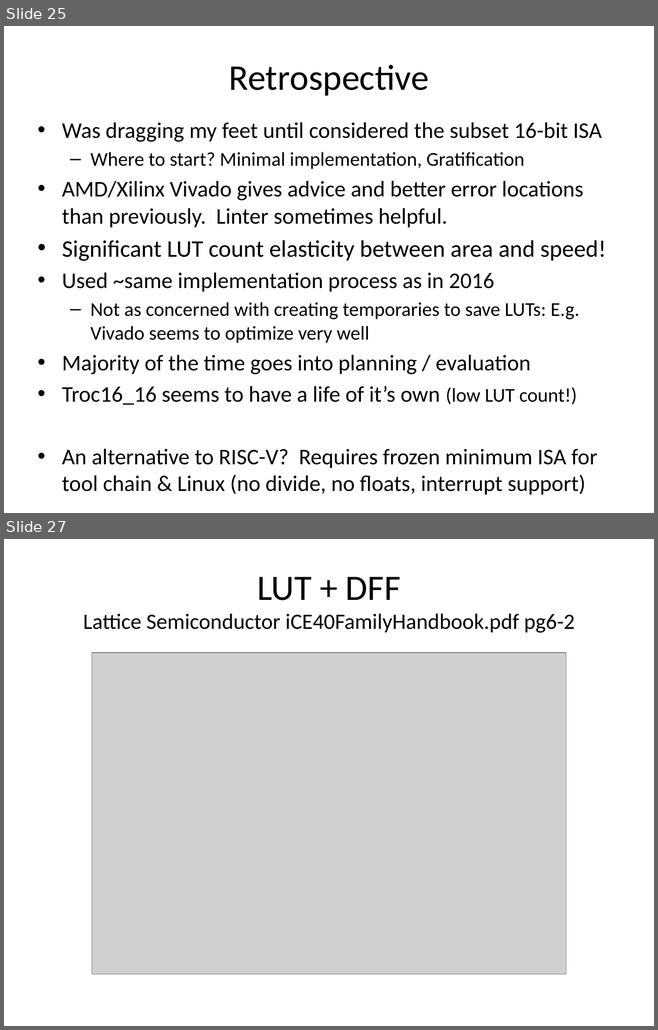
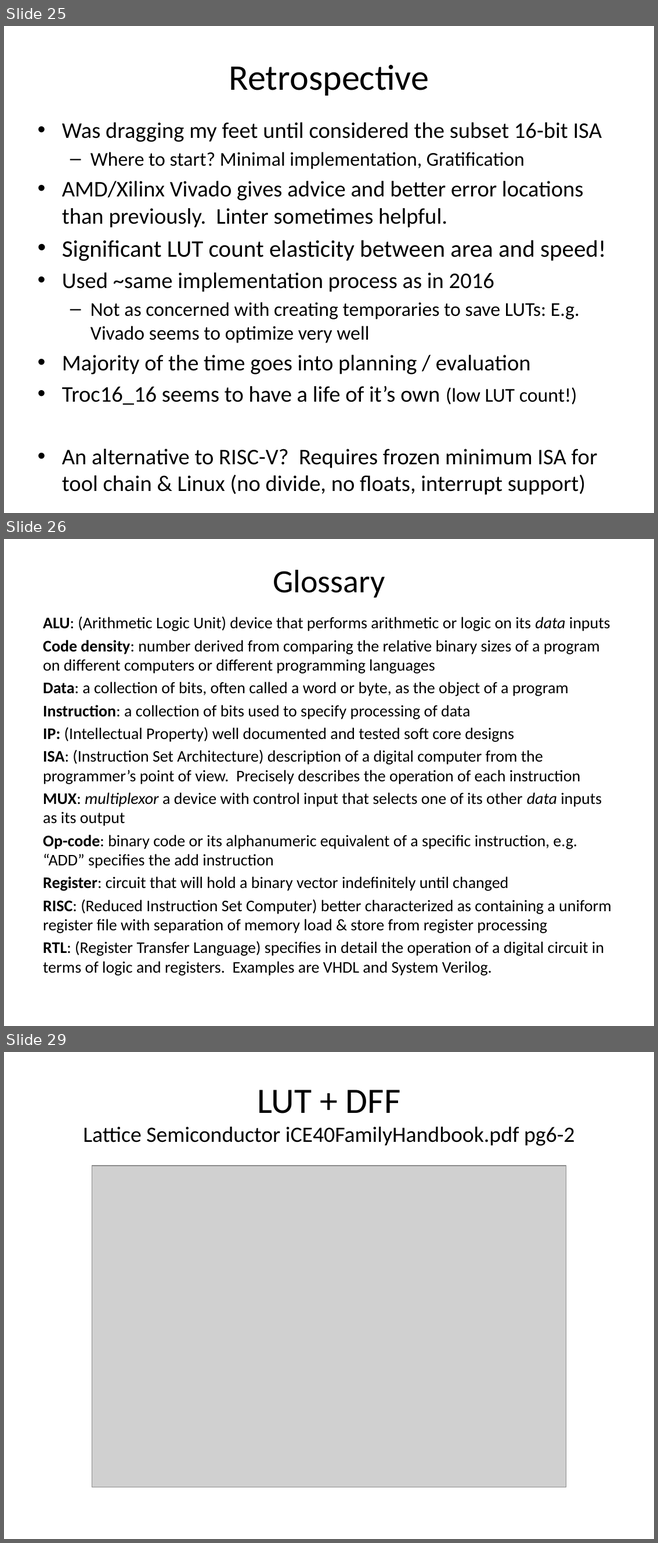
Before and after one commit to jimbrake/TROC16_16, a slide deck: DIY_soft-core_uP.pptx. Shown one above the other, each under a label of ours: slides 25 and 27 before the commit, slides 25, 26 and 29 after it; the slides between them are not shown. The pictures are 658x1030 and 658x1543 pixels, drawn with LibreOffice and Linux fonts; fonts in the diff are those of the drawing; grey boxes stand for pictures. Boxes give left, top, right and bottom in pixels: in the first picture for what was removed or moved away, otherwise in the second. Text is boxed around its words. In the diff, an @@ line names an element or a change of style, - is before the commit and + after.

```diff
--- a/DIY_soft-core_uP.pptx
+++ b/DIY_soft-core_uP.pptx
@@ slide 26 added at [4, 539, 654, 1026], background #FFFFFF @@
@@ title added at [273, 570, 384, 598], 36 pt, text #000000 @@
+Glossary
@@ text added at [43, 616, 611, 976], 18 pt, text #000000 @@
+ALU: (Arithmetic Logic Unit) device that performs arithmetic or logic on its data inputs
+Code density: number derived from comparing the relative binary sizes of a program on different computers or different programming languages
+Data: a collection of bits, often called a word or byte, as the object of a program
+Instruction: a collection of bits used to specify processing of data
+IP: (Intellectual Property) well documented and tested soft core designs
+ISA: (Instruction Set Architecture) description of a digital computer from the programmer’s point of view. Precisely describes the operation of each instruction
+MUX: multiplexor a device with control input that selects one of its other data inputs as its output
+Op-code: binary code or its alphanumeric equivalent of a specific instruction, e.g. “ADD” specifies the add instruction
+Register: circuit that will hold a binary vector indefinitely until changed
+RISC: (Reduced Instruction Set Computer) better characterized as containing a uniform register file with separation of memory load & store from register processing
+RTL: (Register Transfer Language) specifies in detail the operation of a digital circuit in terms of logic and registers. Examples are VHDL and System Verilog.
@@ what was slide 27 is now slide 29 @@
```
Also in this commit, not shown: 6 slides changed, 1 other slide added.
